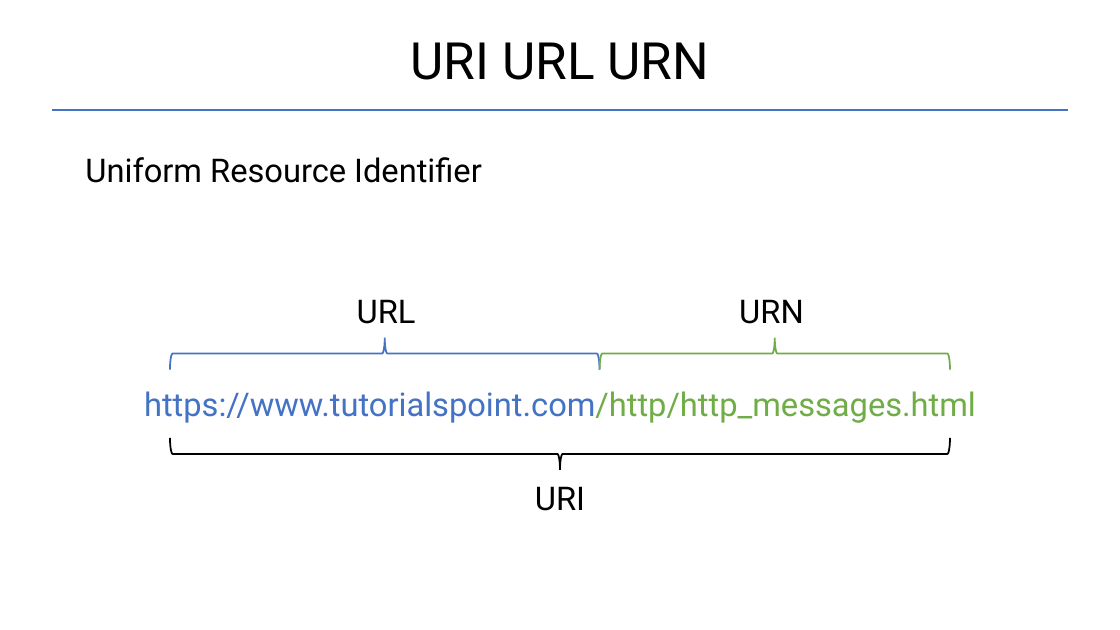
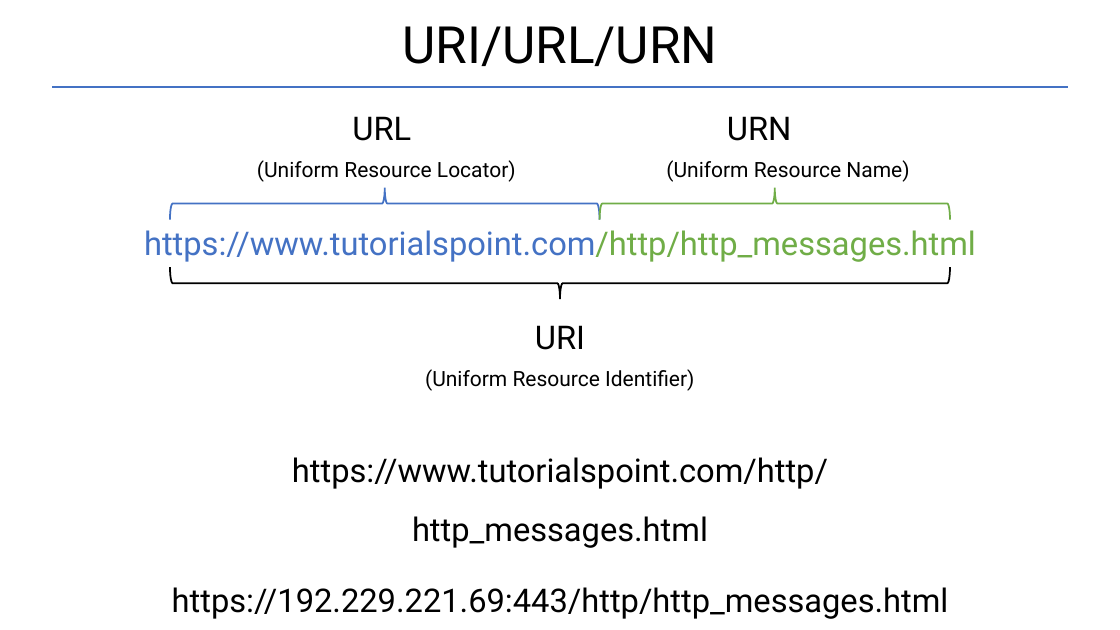
Before and after one commit to Garnik94/Levelup_presentations, a slide deck: slide 4 of Http/Http_presentation.pptx (slide 3 before the commit). Drawn at 1120x630 pixels with LibreOffice and Linux fonts; fonts in the diff are those of the drawing. Boxes give left, top, right and bottom in pixels: in the first picture for what was removed or moved away, otherwise in the second. Text is boxed around its words. In the diff, an @@ line names an element or a change of style, - is before the commit and + after.

```diff
--- a/Http/Http_presentation.pptx
+++ b/Http/Http_presentation.pptx
@@ title at <box>402,26,717,66</box>: text changed @@
-URI URL URN
+URI/URL/URN
@@ line moved from (52, 110) - (1068, 110) to (52, 87) - (1068, 87) @@
@@ text "URL URN": place and size @@
-text "URL URN" at <box>85,157,976,511</box>
+text "URL URN" at <box>144,116,976,391</box>
@@ text at <box>352,116,792,141</box>: alignment centre to justified @@
@@ text at <box>85,157,482,183</box>: paragraph removed @@
-Uniform Resource Identifier
@@ text at <box>257,160,909,182</box>: paragraph added @@
+(Uniform Resource Locator) (Uniform Resource Name)
@@ right brace: place and size @@
-right brace at <box>170,337,599,369</box>
+right brace at <box>170,188,599,220</box>
@@ right brace: place and size @@
-right brace at <box>599,337,950,369</box>
+right brace at <box>599,188,950,220</box>
@@ right brace: place and size @@
-right brace at <box>170,438,951,470</box>
+right brace at <box>170,268,951,300</box>
@@ text at <box>425,369,694,391</box>: paragraph added @@
+(Uniform Resource Identifier)
@@ text added at <box>172,457,949,619</box>, 28 pt, text #000000 @@
+https://www.tutorialspoint.com/http/http_messages.html
+https://192.229.221.69:443/http/http_messages.html
```
Also in this commit, not shown: 1 other slide changed, 5 slides added, 1 slide removed, 2 other files.
